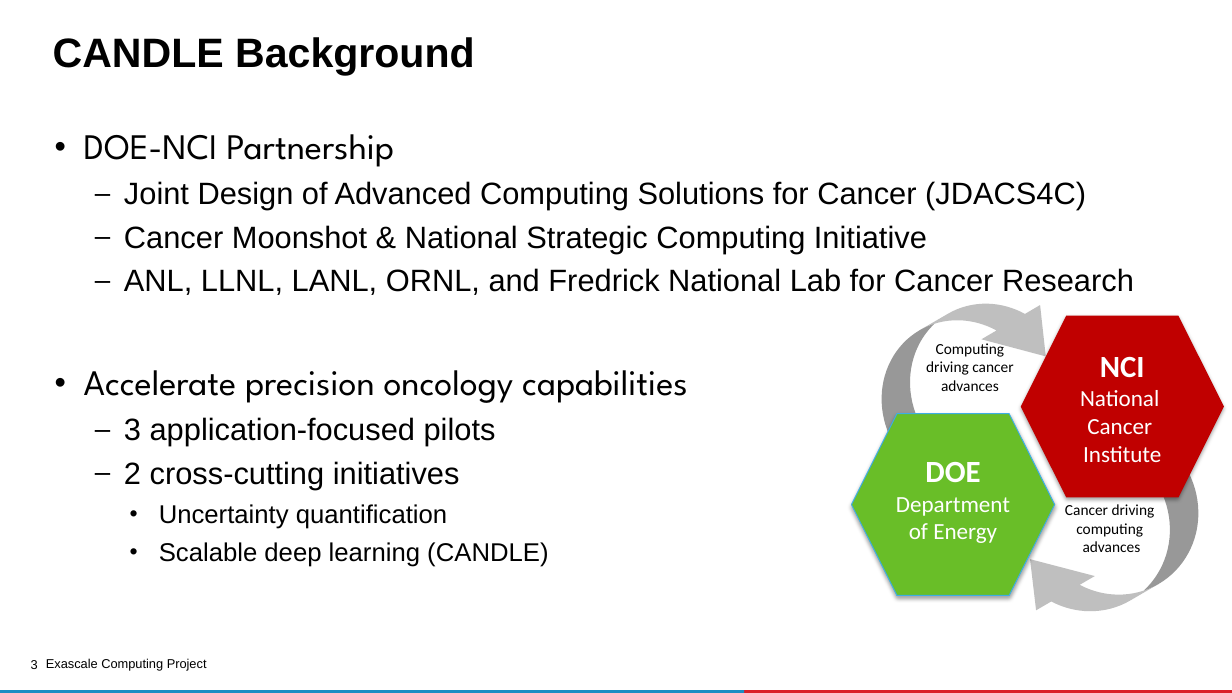
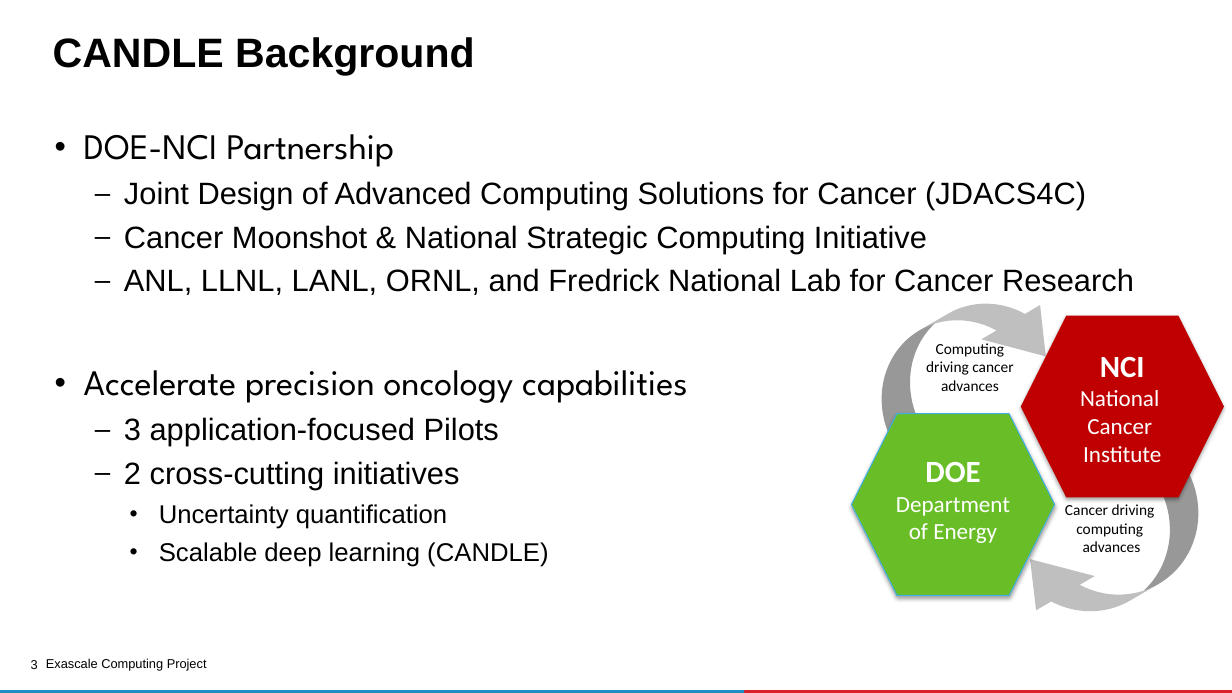
Before and after one commit to ECP-CANDLE/Tutorials, a slide deck: slide 3 of 2020/ECP/slides/01-Overview.pptx. Drawn at 1232x693 pixels with LibreOffice and Linux fonts; fonts in the diff are those of the drawing; background and template pictures are left out. Boxes give left, top, right and bottom in pixels: in the first picture for what was removed or moved away, otherwise in the second. Text is boxed around its words. In the diff, an @@ line names an element or a change of style, - is before the commit and + after.

```diff
--- a/2020/ECP/slides/01-Overview.pptx
+++ b/2020/ECP/slides/01-Overview.pptx
@@ text at box(124, 417, 499, 446): text changed @@
-  – 3 application-focused pilots
+  – 3 application-focused Pilots
```
Also in this commit, not shown: 2 other slides changed, 1 other file.
